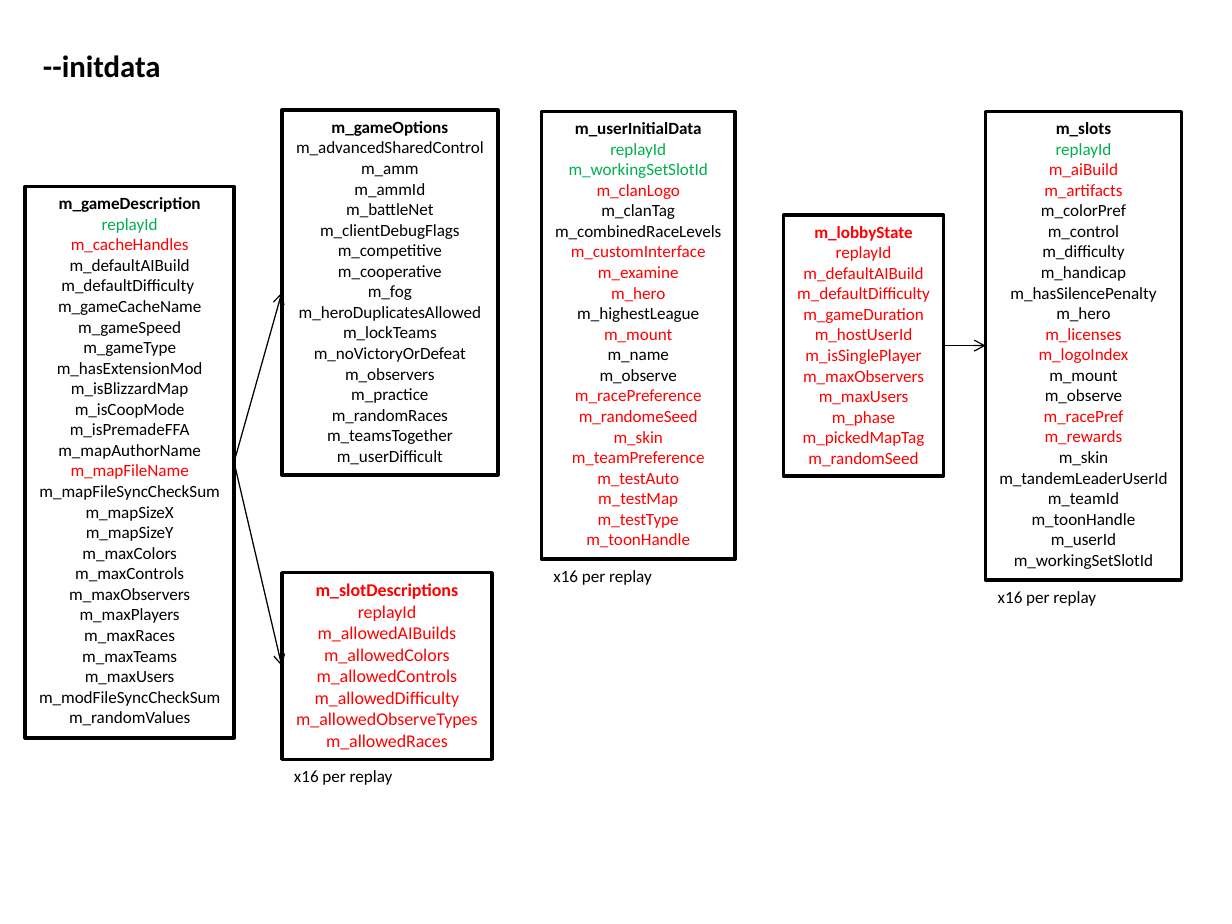
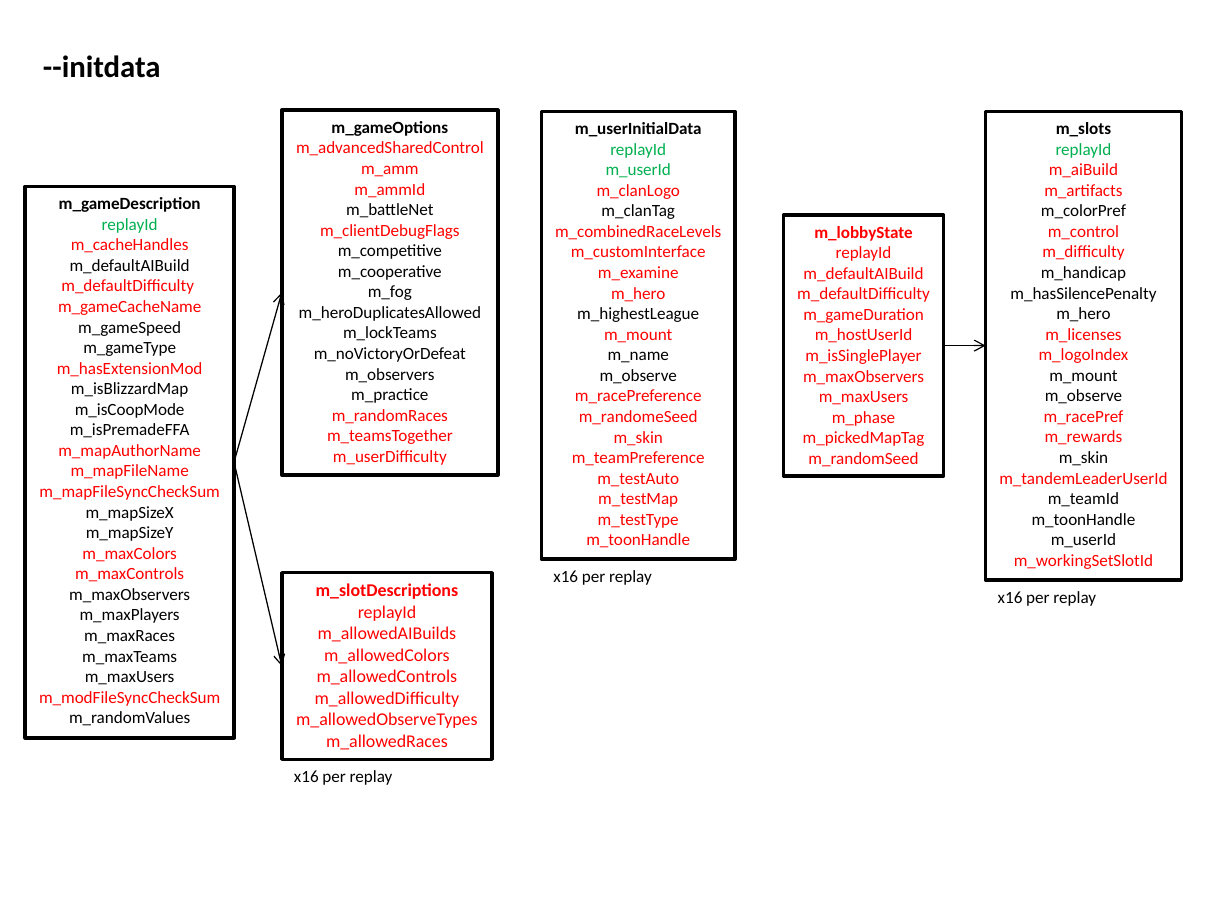
Before and after one commit to jokem59/heroprotocol, a slide deck: slide 3 of tools/schema.pptx. Drawn at 1232x924 pixels with LibreOffice and Linux fonts; fonts in the diff are those of the drawing. Boxes give left, top, right and bottom in pixels: in the first picture for what was removed or moved away, otherwise in the second. Text is boxed around its words. In the diff, an @@ line names an element or a change of style, - is before the commit and + after.

Commit message:
Further refinements to all tables (except game events).  First introduction of test functions.

```diff
--- a/tools/schema.pptx
+++ b/tools/schema.pptx
@@ text in rectangle at [296,141,484,444]: text colour #000000 to #FF0000 in "m_advancedSharedControl", "m_amm", "m_ammId", "m_clientDebugFlags" and 2 more places @@
@@ text in rectangle at [606,163,671,178]: text changed @@
-m_workingSetSlotId
+m_userId
@@ text in rectangle at [555,225,721,240]: text colour #000000 to #FF0000 in "m_combinedRaceLevels" @@
@@ text in rectangle at [999,225,1167,569]: text colour #000000 to #FF0000 in "m_control", "m_difficulty", "m_tandemLeaderUserId", "m_workingSetSlotId" @@
@@ text in rectangle at [39,279,220,706]: text colour #000000 to #FF0000 in "m_defaultDifficulty", "m_gameCacheName", "m_hasExtensionMod", "m_mapAuthorName" and 4 more places @@
@@ text in rectangle at [333,450,447,465]: text changed; text colour #000000 to #FF0000 @@
-m_userDifficult
+m_userDifficulty
```
Also in this commit, not shown: 1 other slide changed, 5 other files.
